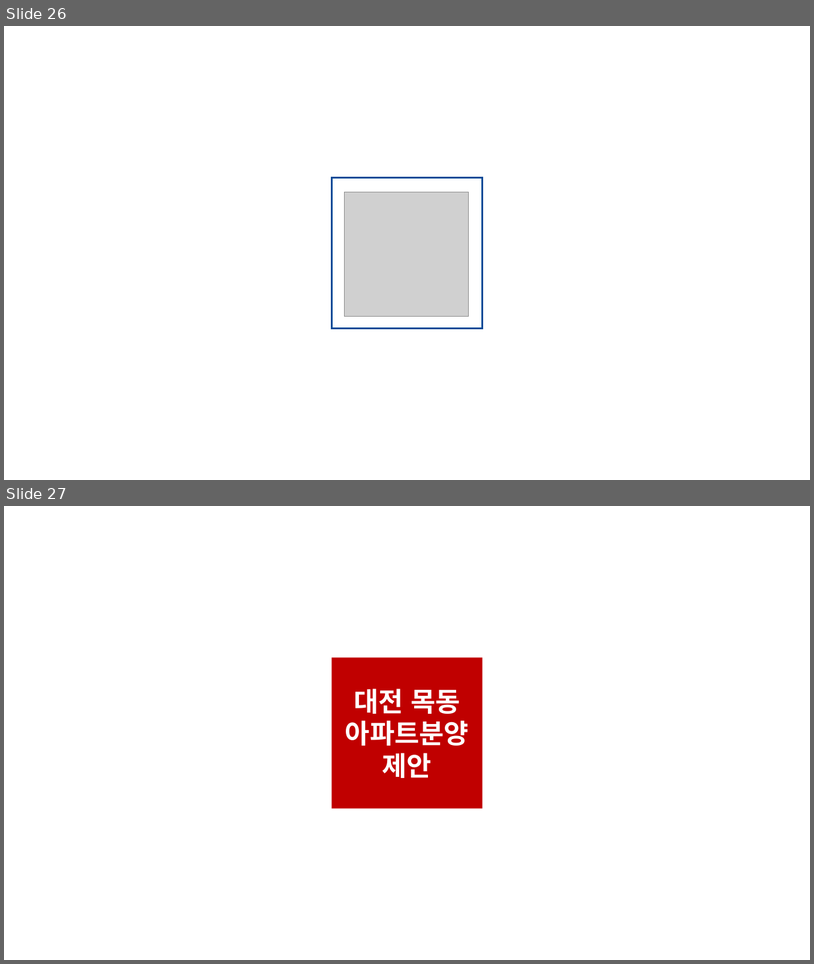
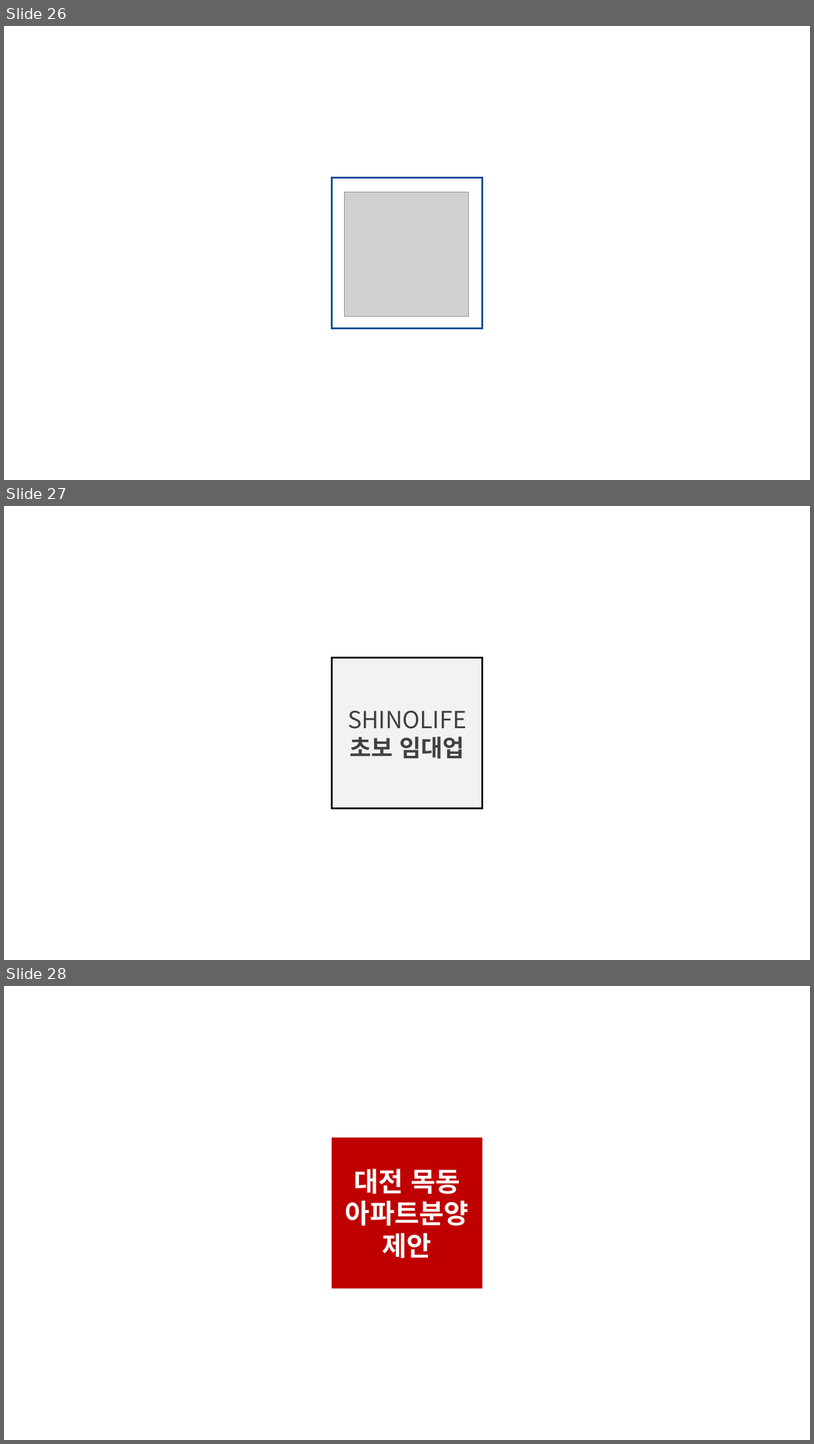
Before and after one commit to choisinho/blog_study, a slide deck: budongsan/프레젠테이션1.pptx. Shown one above the other, each under a label of ours: slides 26 and 27 before the commit, slides 26, 27 and 28 after it. The pictures are 814x964 and 814x1444 pixels, drawn with LibreOffice and Linux fonts; fonts in the diff are those of the drawing; grey boxes stand for pictures. Boxes give left, top, right and bottom in pixels: in the first picture for what was removed or moved away, otherwise in the second. Text is boxed around its words. In the diff, an @@ line names an element or a change of style, - is before the commit and + after.

```diff
--- a/budongsan/프레젠테이션1.pptx
+++ b/budongsan/프레젠테이션1.pptx
@@ slide 27 added at (4,506,810,960), background #FFFFFF @@
@@ rectangle added at (332,657,483,808), fill #F2F2F2, outline #000000 2 pt, 28 pt, text #404040 @@
+SHINOLIFE
+초보 임대업
@@ what was slide 27 is now slide 28 @@
```
